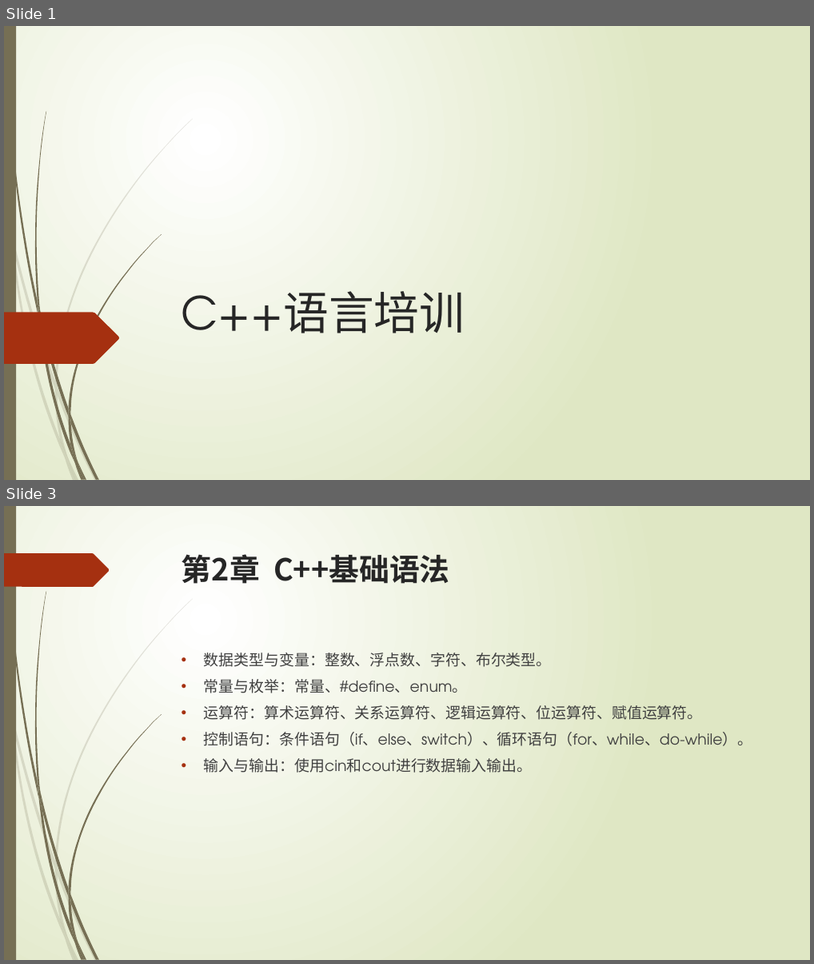
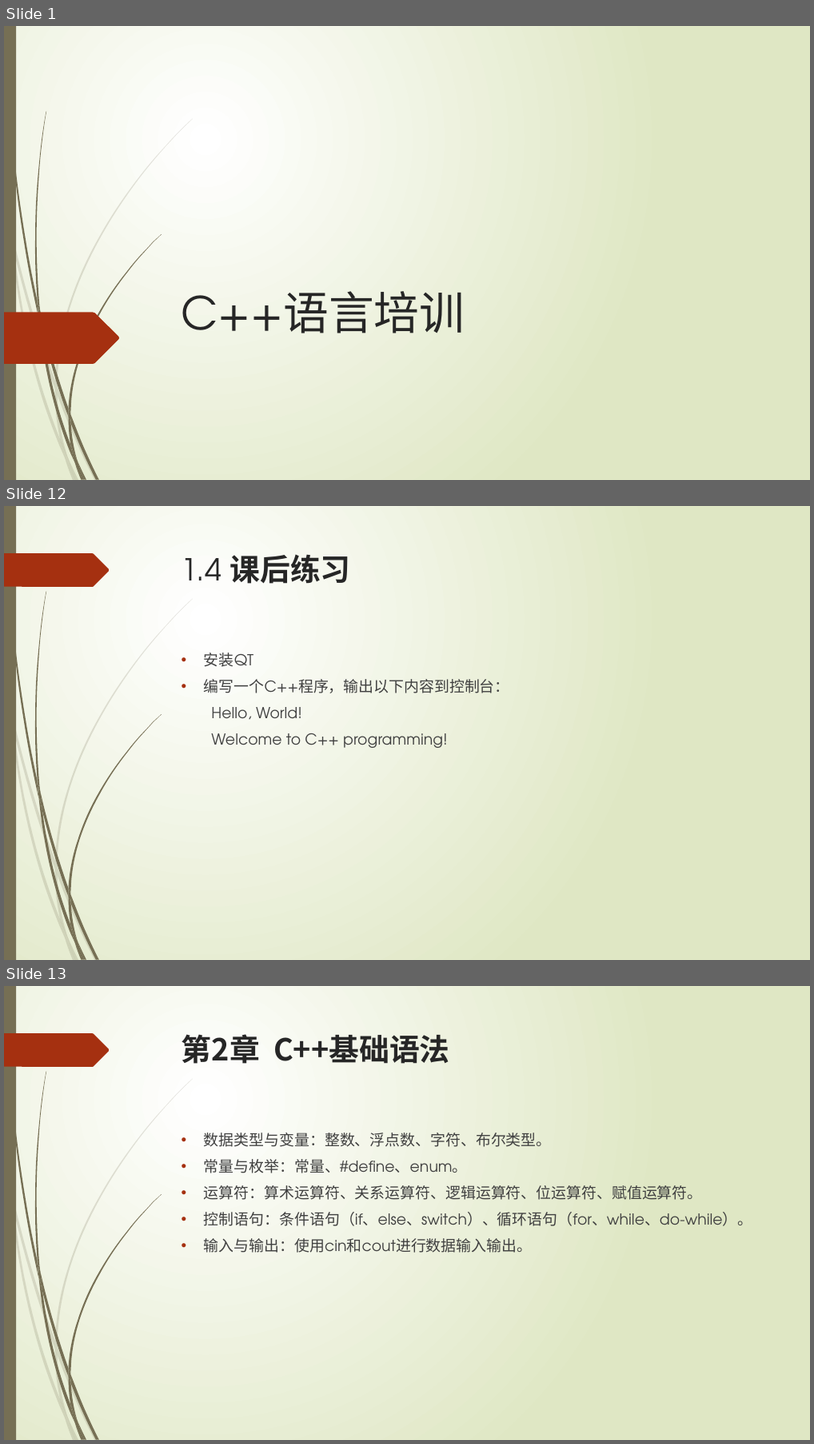
Before and after one commit to liuty2006/learn, a slide deck: learn_cpp/docs/C++语言培训.pptx. Shown one above the other, each under a label of ours: slides 1 and 3 before the commit, slides 1, 12 and 13 after it; the slides between them are not shown. The pictures are 814x964 and 814x1444 pixels, drawn with LibreOffice and Linux fonts; fonts in the diff are those of the drawing. Boxes give left, top, right and bottom in pixels: in the first picture for what was removed or moved away, otherwise in the second. Text is boxed around its words. In the diff, an @@ line names an element or a change of style, - is before the commit and + after.

```diff
--- a/learn_cpp/docs/C++语言培训.pptx
+++ b/learn_cpp/docs/C++语言培训.pptx
@@ slide 12 added at bbox=[4, 506, 810, 960], background gradient #FFFFFF to #DFE8C4; not listed: 24 template elements that a slide beside it also shows @@
@@ title added at bbox=[182, 555, 351, 584], 36 pt, text #262626, bold @@
+1.4 课后练习
@@ text added at bbox=[204, 652, 510, 748], 18 pt, text #404040 @@
+• 安装QT
+• 编写一个C++程序，输出以下内容到控制台：
+Hello, World!
+Welcome to C++ programming!
@@ what was slide 3 is now slide 13 @@
```
Also in this commit, not shown: 1 slide changed, 9 other slides added, 1 other file.
